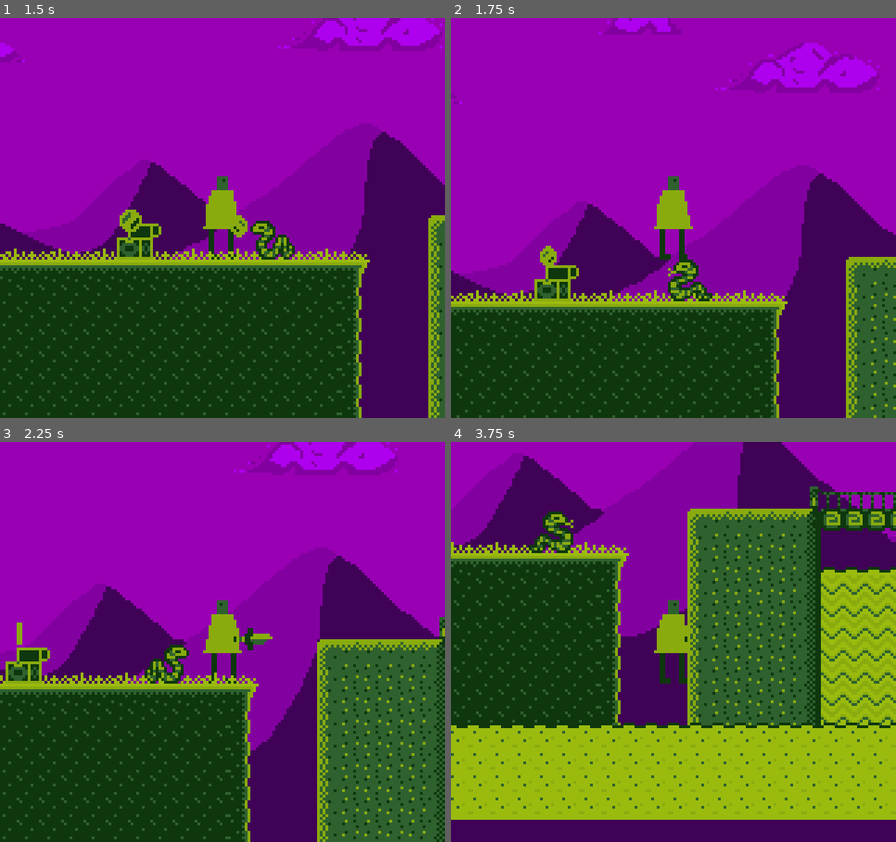
Above: before the commit, frames 1-4 (two rows, left to right).
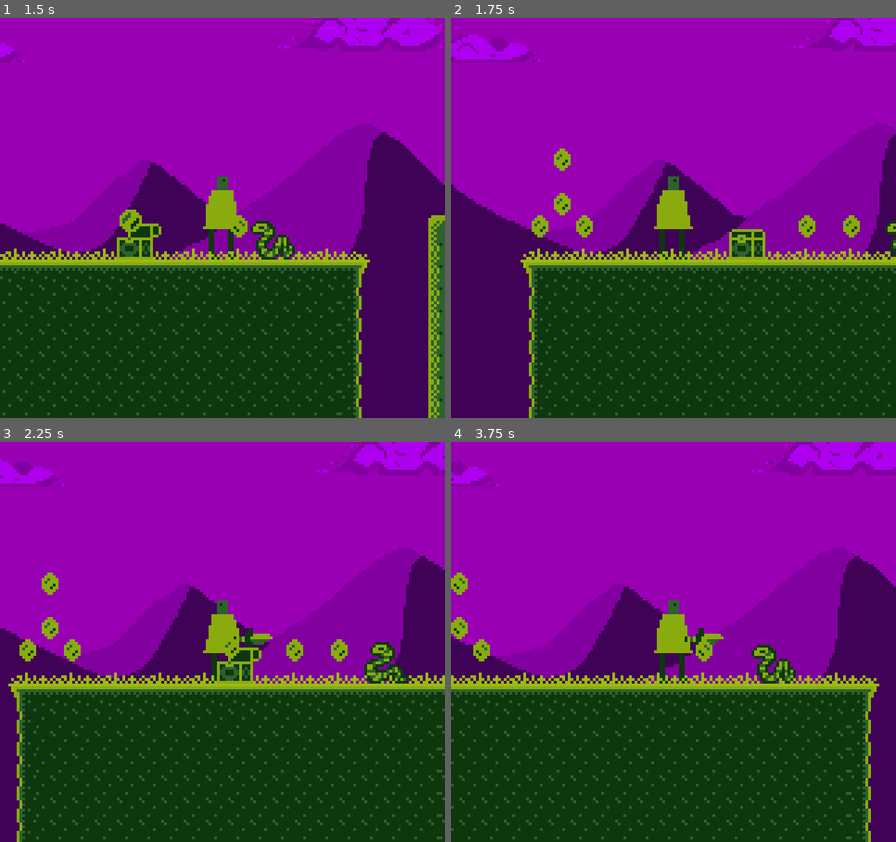
Above: after the commit, the same moments.

Repository: gutino/gamedev_studies
Game: Godot game, scene res://Assets/Levels/Level1/Level1.tscn
Two runs of this game, one before a commit and one after it. Both use one fixed random seed, a clock stepped at 60 frames per second and the inputs below.
Inputs:
- Up to frame 1 (1.5 s): hold Right (ui_right) from 0.53 s (still down); tap Z (attack) at 0.6 s; tap Space (ui_accept) at 0.77 s; tap Shift (sprint) at 1.35 s
- Up to frame 2 (1.75 s): keep holding Right (ui_right); tap Space (ui_accept) at 1.52 s
- Up to frame 3 (2.25 s): release Right (ui_right) at 2.03 s; hold Left (ui_left) from 2.03 s (still down); tap Z (attack) at 2.1 s
- Up to frame 4 (3.75 s): release Left (ui_left) at 2.78 s; hold Right (ui_right) from 2.78 s (still down); tap Shift (sprint) at 2.85 s; tap Space (ui_accept) at 3.02 s; tap Z (attack) at 3.6 s

Frame 1 is identical in both runs. In frame 2, 40% of the frame differs, in the area x 0-100%, y 0-100%; in frame 3, 38%; in frame 4, 77%.

Commit message:
Add collision with enemy

Diff:
--- a/TMB_1/Assets/Actors/Characters/OurSnek/OurSnek.gd
+++ b/TMB_1/Assets/Actors/Characters/OurSnek/OurSnek.gd
@@ -12,9 +12,15 @@
 var PlayerNode
 
 
-func OnBodyEntered(body):
-	if body.has_method("OnDamage"):
-		body.OnDamage()
+#func OnBodyEntered(body):
+#	if body.has_method("OnDamage"):
+#		body.OnDamage()
+
+func CheckCollisions():
+	for i in get_slide_count():
+		var collision = get_slide_collision(i)
+		if collision.collider.has_method("OnDamage"):
+			collision.collider.OnDamage()
 
 func ChangeDirection() -> void:
 	GoingRight = !GoingRight
@@ -26,11 +32,13 @@
 		CurrVelocity = Vector2(-HorizontalAccel, VerticalAccel)
 
 func _physics_process(delta):
-	self.move_and_slide(CurrVelocity)
-
 	CurrPos = get_position()
 	if CurrPos.x > RightLimit || CurrPos.x < LeftLimit:
 		ChangeDirection()
+
+	self.move_and_slide(CurrVelocity)
+	CheckCollisions()
+
 
 func PlayerOnArea() -> bool:
 	PlayerPosition = PlayerNode.get_position()
